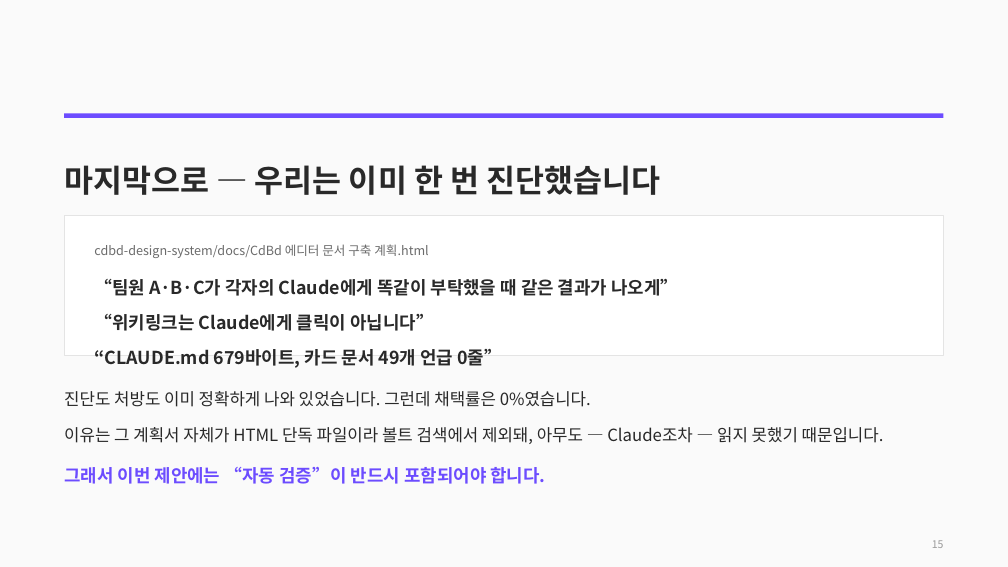
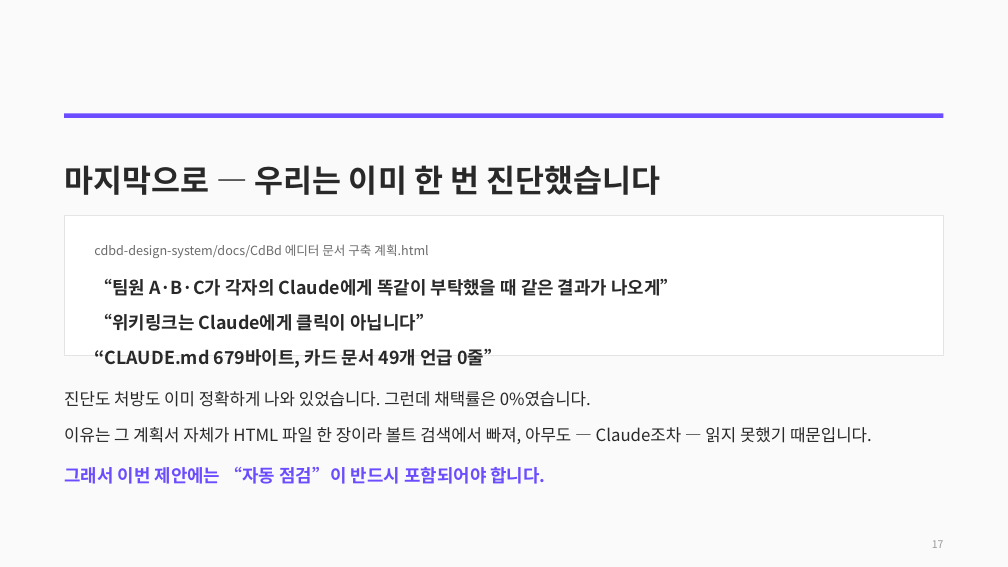
Before and after one commit to CdBd-in/design, a slide deck: slide 19 of CdBd 문서 체계 진단 및 개편 제안.pptx (slide 16 before the commit). Drawn at 1008x567 pixels with LibreOffice and Linux fonts; fonts in the diff are those of the drawing. Boxes give left, top, right and bottom in pixels: in the first picture for what was removed or moved away, otherwise in the second. Text is boxed around its words. In the diff, an @@ line names an element or a change of style, - is before the commit and + after.

```diff
--- a/CdBd 문서 체계 진단 및 개편 제안.pptx
+++ b/CdBd 문서 체계 진단 및 개편 제안.pptx
@@ text at [64,427,872,484]: text changed @@
-이유는 그 계획서 자체가 HTML 단독 파일이라 볼트 검색에서 제외돼, 아무도 — Claude조차 — 읽지 못했기 때문입니다.
-그래서 이번 제안에는 “자동 검증”이 반드시 포함되어야 합니다.
+이유는 그 계획서 자체가 HTML 파일 한 장이라 볼트 검색에서 빠져, 아무도 — Claude조차 — 읽지 못했기 때문입니다.
+그래서 이번 제안에는 “자동 점검”이 반드시 포함되어야 합니다.
@@ text at [932,540,944,548]: text changed @@
-15
+17
```
Also in this commit, not shown: 13 other slides changed, 5 slides added, 2 slides removed.
